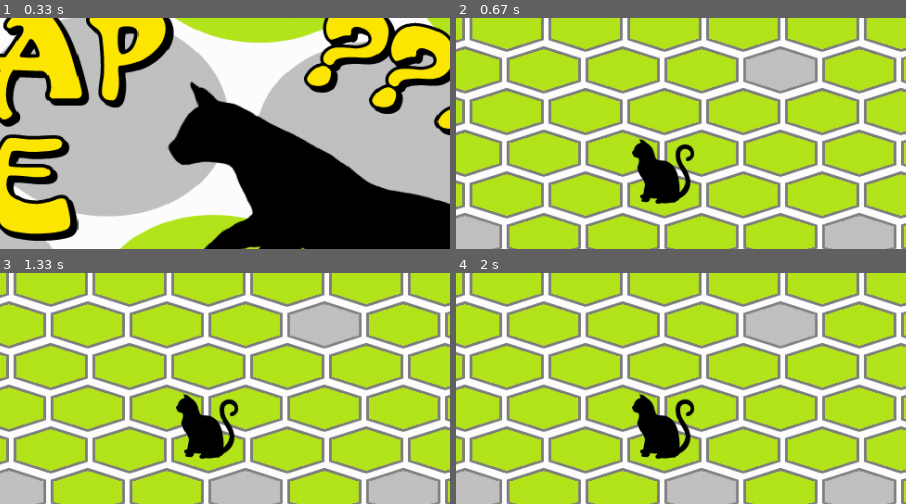
Above: before the commit, frames 1-4 (two rows, left to right).
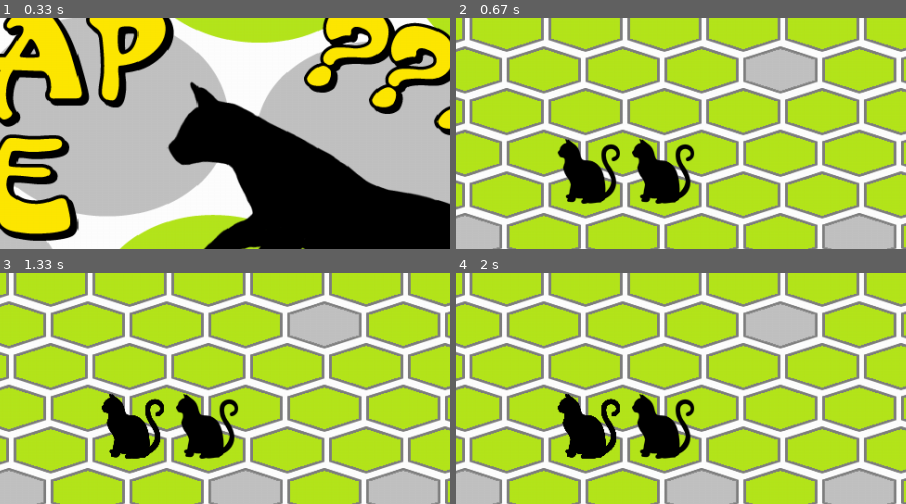
Above: after the commit, the same moments.

Repository: EgorLz/Pygame-Project
Game: pygame game, started from trap cat.py
Two runs of this game, one before a commit and one after it. Both use one fixed random seed, a clock stepped at 60 frames per second and the inputs below.
Inputs (mouse positions are % of the whole screen's width and height, from its top left):
- Up to frame 1 (0.33 s): no input
- Up to frame 2 (0.67 s): tap Space at 0.33 s
- Up to frame 3 (1.33 s): click (50, 57) at 0.72 s; click (19, 35) at 1.05 s
- Up to frame 4 (2 s): click (87, 85) at 1.38 s; click (52, 16) at 1.72 s
The pictures show only the part of the screen within x 25-75%, y 12-62%; the shares and areas given below are measured in that part.

Frame 1 is identical in both runs. In frame 2, 2.3% of the frame differs, in the area x 22-37%, y 52-81%; in frame 3, 2.4%; in frame 4, 2.4%.

Commit message:
some changes

Diff:
--- a/trap cat.py
+++ b/trap cat.py
@@ -54,18 +54,21 @@
 
 
 all_sprites = pygame.sprite.Group()
+board = [[0] * 11 for _ in range(11)]
 
 
 class Pole(pygame.sprite.Sprite):
     pole = load_image("pole.png")
     pole_close = load_image("pole_close.png")
 
-    def __init__(self, x, y, is_active=True, *group):
+    def __init__(self, x, y, pos_x, pos_y, is_active=True, *group):
         super().__init__(*group)
         self.image = Pole.pole if is_active else Pole.pole_close
         self.rect = self.image.get_rect()
         self.rect.y = y
         self.rect.x = x
+        self.pos_x = pos_x
+        self.pos_y = pos_y
 
     def update(self, *args):
         global start_time
@@ -79,13 +82,20 @@
 class Cat(pygame.sprite.Sprite):
     image = load_image("cat_stay.png")
 
-    def __init__(self, x, y, *group):
+    def __init__(self, x, y, pos_x, pos_y, *group):
         super().__init__(*group)
         self.image = Cat.image
         self.rect = self.image.get_rect()
         self.rect.y = y
         self.rect.x = x
+        self.pos_x = pos_x
+        self.pos_y = pos_y
 
+
+    def check_pole(self):
+        if board[self.pos_y][self.pos_x - 1] == 0:
+            self.pos_x -= 1
+            self.rect.x -= 80
 
 for i in range(11):
     for j in range(11):
@@ -98,19 +108,22 @@
         all_count = 121
         if random.randint(1, all_count) <= count:
             if i == 6 and j == 6:
-                Pole(x, y, True, all_sprites)
+                Pole(x, y, j, i, True, all_sprites)
                 all_count -= 1
             else:
-                Pole(x, y, False, all_sprites)
+                Pole(x, y, j, i, False, all_sprites)
+                board[i][j] = 1
                 all_count -= 1
                 count -= 1
         else:
-            Pole(x, y, True, all_sprites)
+            Pole(x, y, j, i, True, all_sprites)
             all_count -= 1
 
-start_pos_x = 430
-start_pos_y = 190
-Cat(start_pos_x, start_pos_y, all_sprites)
+pos_x = 430
+pos_y = 190
+cat_x = 6
+cat_y = 6
+Cat(pos_x, pos_y, cat_x, cat_y, all_sprites)
 
 start_time = time.time()
 
@@ -127,6 +140,7 @@
             if event.key == pygame.K_ESCAPE:
                 running = False
         all_sprites.update(event)
+        Cat.check_pole(Cat(pos_x, pos_y, cat_x, cat_y, all_sprites))
     all_sprites.draw(screen)
     pygame.display.flip()
 pygame.quit()
